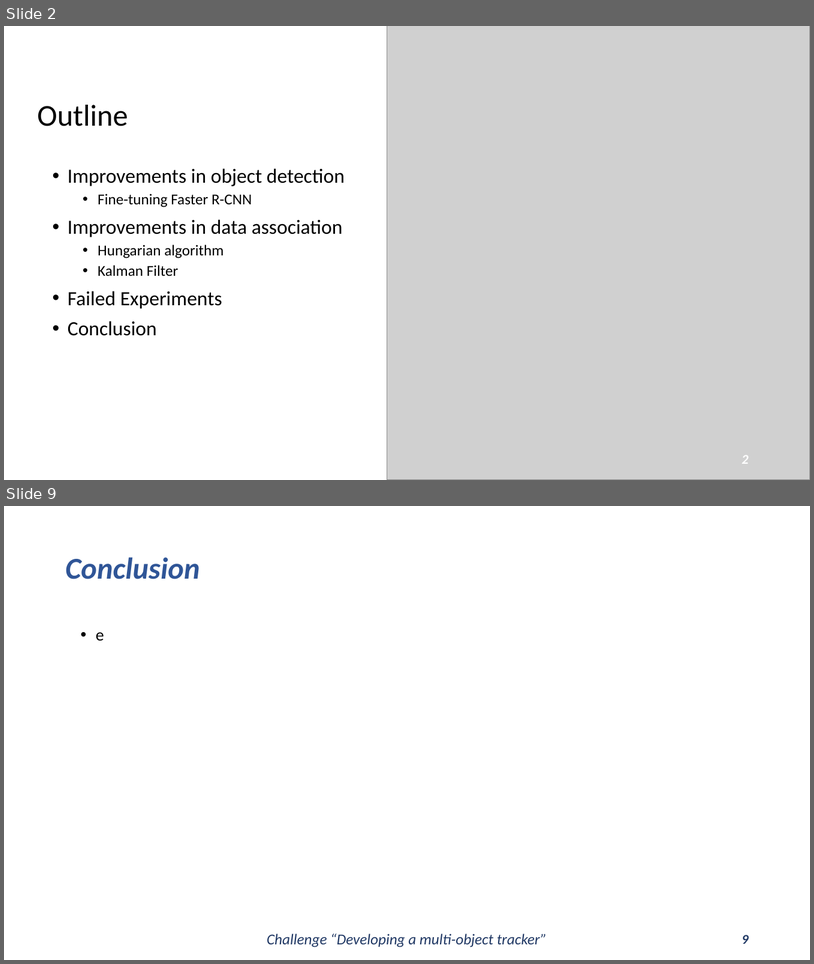
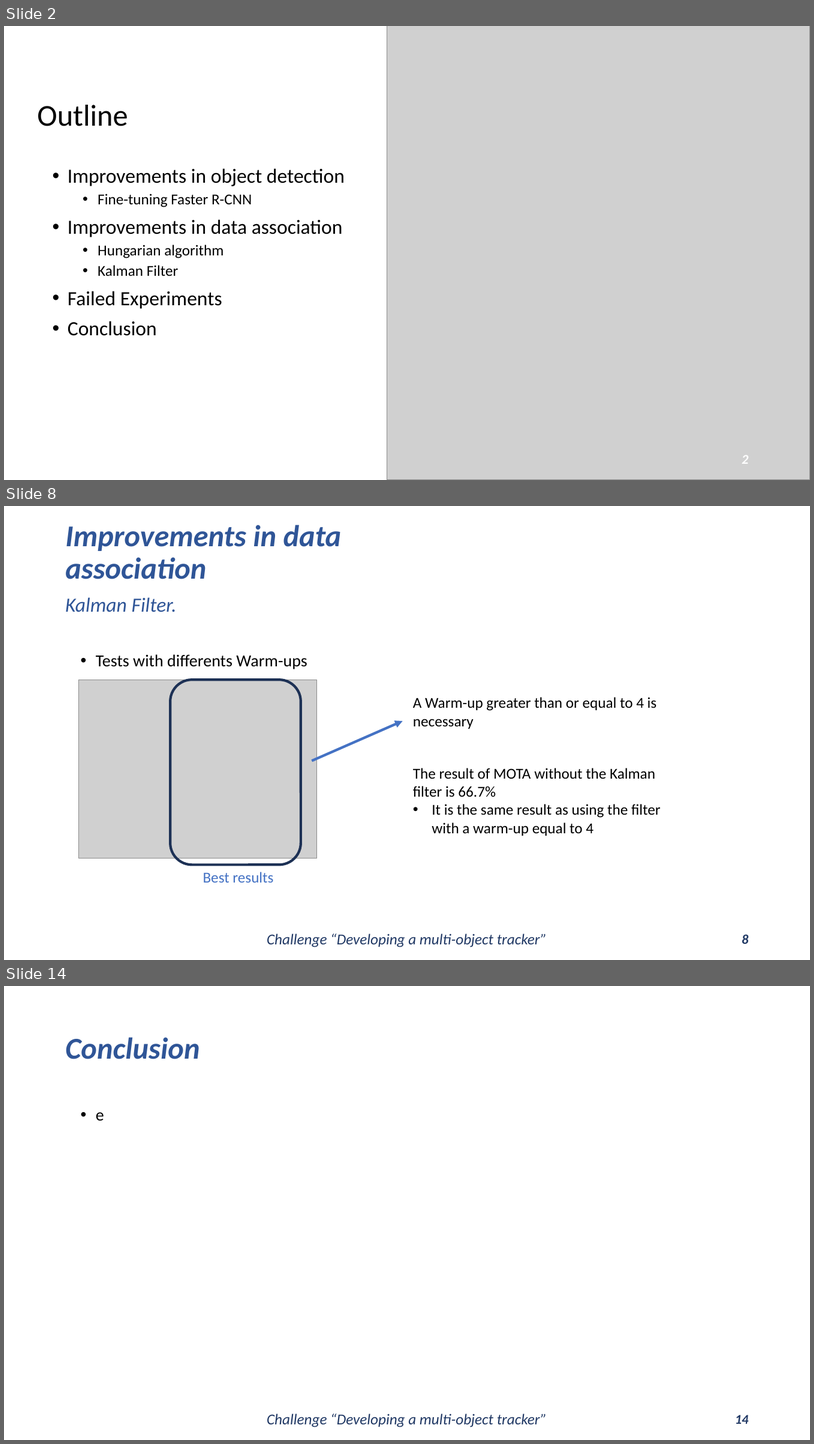
Before and after one commit to Javimh18/DL4VSP, a slide deck: dlvsp_challenge_material/challenge.pptx. Shown one above the other, each under a label of ours: slides 2 and 9 before the commit, slides 2, 8 and 14 after it; the slides between them are not shown. The pictures are 814x964 and 814x1444 pixels, drawn with LibreOffice and Linux fonts; fonts in the diff are those of the drawing; grey boxes stand for pictures. Boxes give left, top, right and bottom in pixels: in the first picture for what was removed or moved away, otherwise in the second. Text is boxed around its words. In the diff, an @@ line names an element or a change of style, - is before the commit and + after.

```diff
--- a/dlvsp_challenge_material/challenge.pptx
+++ b/dlvsp_challenge_material/challenge.pptx
@@ slide 8 added at [4, 506, 810, 960], background #FFFFFF @@
@@ title added at [65, 525, 342, 579], 36 pt, text #2F5597, bold, italic @@
+Improvements in data association
@@ text added at [65, 597, 177, 612], 24 pt, text #2F5597, italic @@
+Kalman Filter.
@@ subtitle added at [96, 654, 307, 669], 20 pt, text #000000 @@
+• Tests with differents Warm-ups
@@ picture added at [79, 679, 317, 858] @@
@@ rounded rectangle added at [170, 679, 301, 865], outline #1E3256 3 pt @@
@@ text added at [413, 697, 657, 729], 18 pt, text #000000 @@
+A Warm-up greater than or equal to 4 is necessary
@@ arrow added from (312, 760) to (402, 721), #4472C4 3 pt @@
@@ text added at [413, 768, 661, 835], 18 pt, text #000000 @@
+The result of MOTA without the Kalman filter is 66.7%
+• It is the same result as using the filter with a warm-up equal to 4
@@ text added at [203, 871, 273, 882], 18 pt, text #4472C4 @@
+Best results
@@ text added at [267, 933, 547, 947], 18 pt, text #203864, italic @@
+Challenge “Developing a multi-object tracker”
@@ page number added at [742, 934, 749, 943], 16 pt, text #203864, bold, italic @@
+8
@@ what was slide 9 is now slide 14 @@
@@ page number at [735, 1414, 749, 1423]: text changed @@
-9
+14
```
Also in this commit, not shown: 6 slides changed, 4 other slides added.
